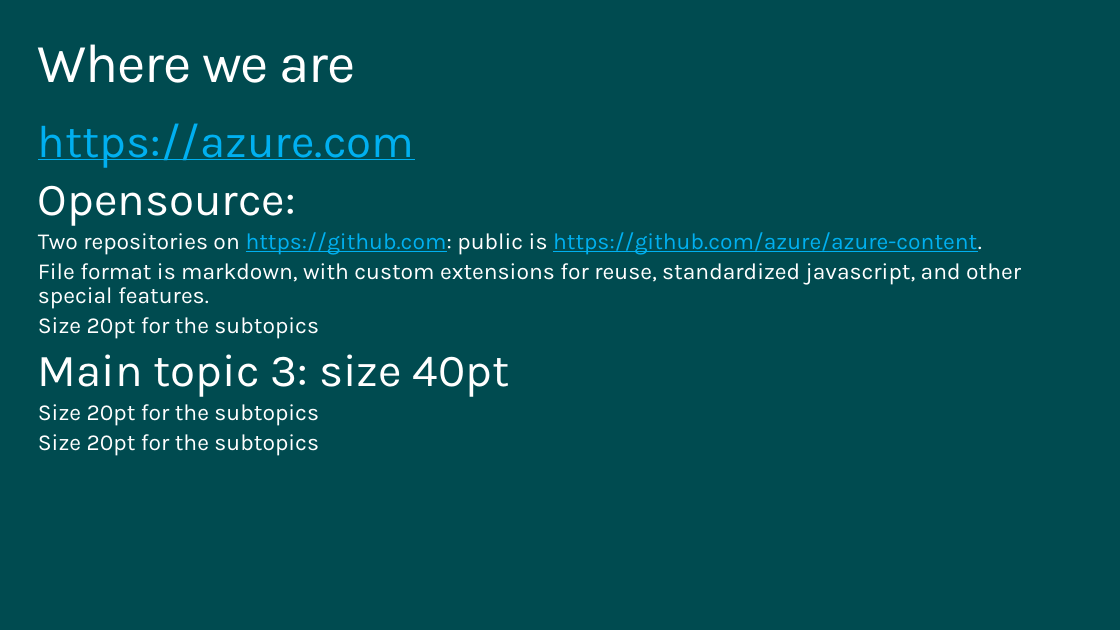
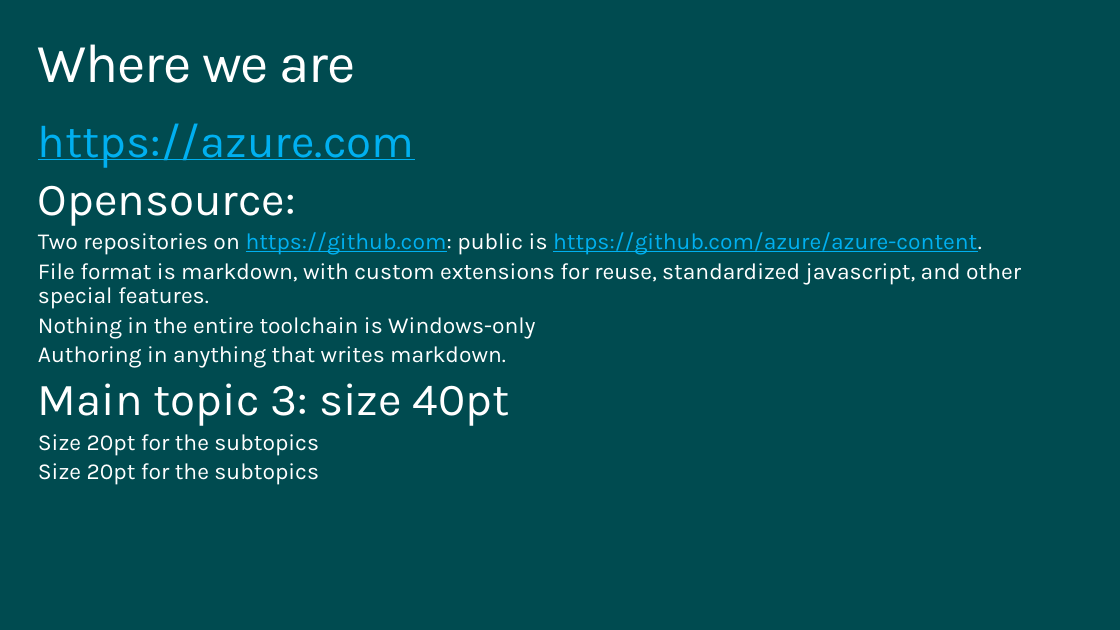
Before and after one commit to squillace/presentations, a slide deck: slide 21 of idw-2015/Content Matters-Open Authoring and Collaboration Across Disciplines.pptx (slide 17 before the commit). Drawn at 1120x630 pixels with LibreOffice and Linux fonts; fonts in the diff are those of the drawing; background and template pictures are left out. Boxes give left, top, right and bottom in pixels: in the first picture for what was removed or moved away, otherwise in the second. Text is boxed around its words. In the diff, an @@ line names an element or a change of style, - is before the commit and + after.

```diff
--- a/idw-2015/Content Matters-Open Authoring and Collaboration Across Disciplines.pptx
+++ b/idw-2015/Content Matters-Open Authoring and Collaboration Across Disciplines.pptx
@@ text at [38,317,535,368]: text changed @@
-  Size 20pt for the subtopics
+  Nothing in the entire toolchain is Windows-only
+  Authoring in anything that writes markdown.
```
Also in this commit, not shown: 2 other slides changed, 4 slides added, 1 slide removed.
